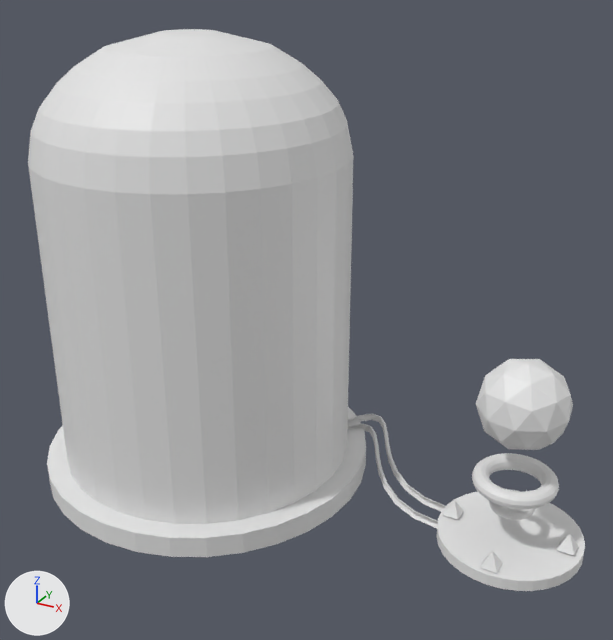
The Blender file Models/Spin_Device/SPIRAL_device.blend as it was, and as the next commit left it.
Both versions are drawn from a 50 mm lens placed at (3.68, -5.0, 3.8), pointed at (0.96, -0.06, 1.32). Lighting does not change. The marker at lower left points along +X, +Y and +Z.
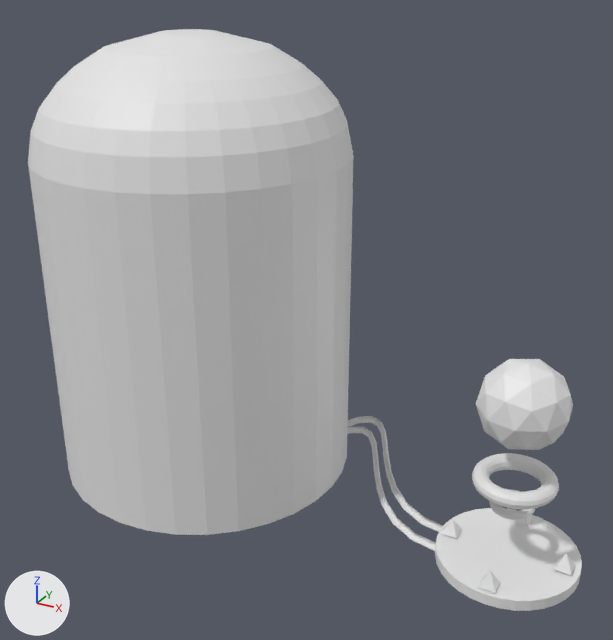
Pixel boxes [x1, y1, x2, y2] of what changed, in the pictures (613 x 640 px; the box of a moved part takes in the faces that stretch with it):
'Cylinder.002', moved
    before: [436, 491, 585, 591]
    after: [435, 508, 582, 611]
'Cylinder', hidden
    before: [47, 407, 366, 557]
'BezierCurve.001', reshaped (19% taller)
    before: [348, 424, 438, 528]
    after: [347, 427, 436, 551]
'BezierCurve', reshaped (18% taller)
    before: [348, 413, 446, 511]
    after: [348, 416, 443, 532]
'Cone.002', moved
    before: [443, 490, 578, 573]
    after: [441, 517, 575, 593]
part 1 of me_cylinder_001, moved or reshaped
    before: [62, 405, 348, 524]
    after: [62, 405, 348, 535]

Edits to the bpy script that builds the scene:
```text
Change me_cylinder_001:
    used by ob_cylinder_001; location = (0.0, 0.0, 1.077); scale = (1.16, 1.16, 1.16)
    remove me_cylinder_001.from_pydata(...)  # 320 vertices, 290 faces; spans x -1.0..1.0, y -1.0..1.0, z -1.0..1.88
    add me_cylinder_001.from_pydata(...)  # 320 vertices, 290 faces; spans x -1.0..1.0, y -1.0..1.0, z -1.01..1.88
    me_cylinder_001 part 1: 41 of 320 vertices moved; they spanned x -1.0..1.0, y -1.0..0.71, z -1.0..0.17 and now span x -1.0..1.0, y -1.0..0.71, z -1.01..0.17; mean shift (0.0, 0.0, 0.02); largest move (-0.71, 0.71, 0.1) -> (-0.71, 0.71, 0.16)
Change cu_beziercurve:
    where _sp = cu_beziercurve.splines.new('BEZIER'); _sp.bezier_points.add(1)
    remove _sp.bezier_points.foreach_set('co', [-1.18, 0.416, 0.0, 0.186, 0.0, 0.0])
    remove _sp.bezier_points.foreach_set('handle_left', [-1.405, -0.254, 0.0, -0.814, 0.0, 0.0])
    remove _sp.bezier_points.foreach_set('handle_right', [-0.68, 1.904, 0.0, 1.186, 0.0, 0.0])
    add _sp.bezier_points.foreach_set('co', [-1.18, 0.416, 0.0, 0.186, 0.0, -0.182])
    add _sp.bezier_points.foreach_set('handle_left', [-1.405, -0.254, 0.0, -0.814, 0.0, -0.182])
    add _sp.bezier_points.foreach_set('handle_right', [-0.68, 1.904, 0.0, 1.186, 0.0, -0.182])
Change cu_beziercurve_001:
    where _sp = cu_beziercurve_001.splines.new('BEZIER'); _sp.bezier_points.add(1)
    remove _sp.bezier_points.foreach_set('co', [-1.18, 0.416, 0.0, 0.186, 0.0, 0.0])
    remove _sp.bezier_points.foreach_set('handle_left', [-1.405, -0.254, 0.0, -0.814, 0.0, 0.0])
    remove _sp.bezier_points.foreach_set('handle_right', [-0.68, 1.904, 0.0, 1.186, 0.0, 0.0])
    add _sp.bezier_points.foreach_set('co', [-1.18, 0.416, 0.0, 0.186, 0.0, -0.194])
    add _sp.bezier_points.foreach_set('handle_left', [-1.405, -0.254, 0.0, -0.814, 0.0, -0.194])
    add _sp.bezier_points.foreach_set('handle_right', [-0.68, 1.904, 0.0, 1.186, 0.0, -0.194])
Change ob_cylinder_002:
    ob_cylinder_002.location: (2.593, -0.08, 0.031) -> (2.593, -0.08, -0.133)
Change ob_cylinder:
    add ob_cylinder.hide_viewport = True
Change ob_cone_002:
    ob_cone_002.location: (2.586, -0.084, 0.096) -> (2.586, -0.084, -0.067)
```
